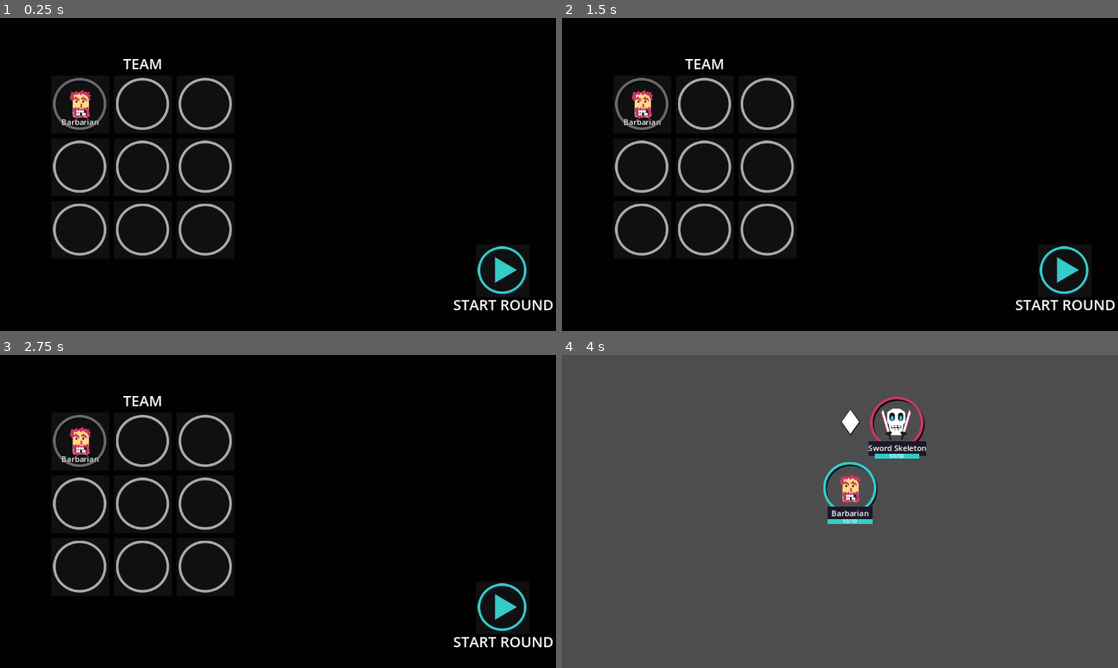
Above: before the commit, frames 1-4 (two rows, left to right).
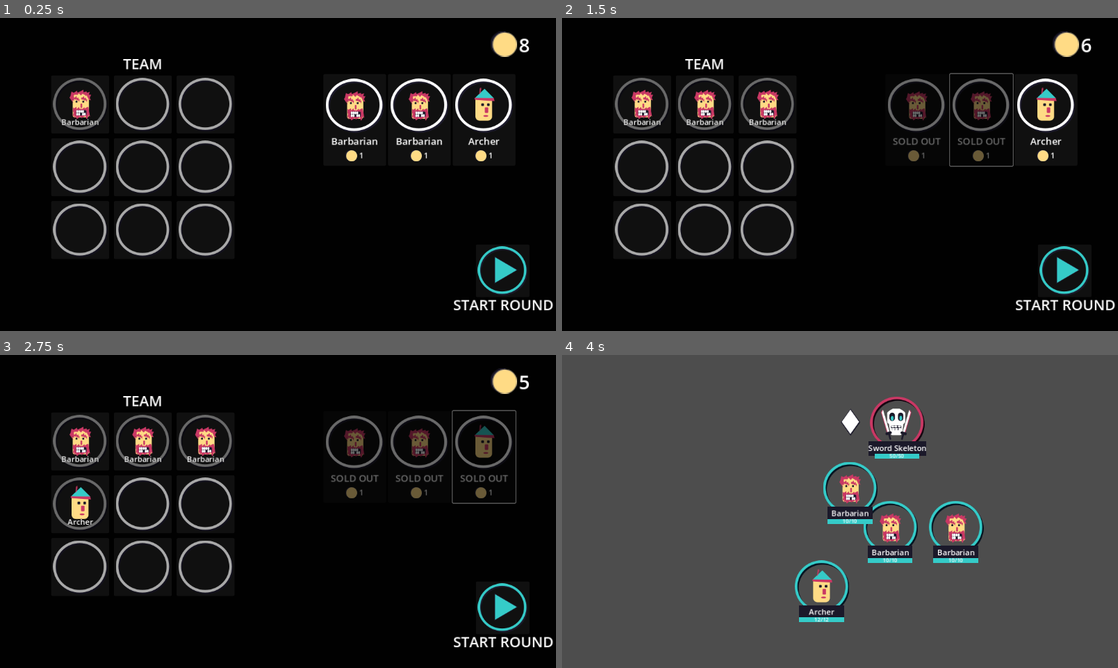
Above: after the commit, the same moments.

Repository: mathew-tran/mercmanager
Game: Godot game, scene res://Scenes/Main.tscn
Two runs of this game, one before a commit and one after it. Both use one fixed random seed, a clock stepped at 60 frames per second and the inputs below.
Inputs (mouse positions are in pixels of both pictures, inside the frame that each line leads up to):
- Up to frame 1 (0.25 s): no input
- Up to frame 2 (1.5 s): click (917, 121) at 0.52 s; click (979, 121) at 1.27 s
- Up to frame 3 (2.75 s): click (483, 458) at 2.02 s
- Up to frame 4 (4 s): click "START ROUND" at 2.75 s

The runs differ from the first frame. In frame 1, 3.1% of the frame differs, in the area x 58-96%, y 4-46%; in frame 2, 4.1%; in frame 3, 4.6%, in the area x 9-96%, y 4-56%; in frame 4, 2.9%.

Commit message:
player can now purchase pogs, and be able to purchase more after winning

Diff:
--- a/Art/MercManagerExample.svg
+++ b/Art/MercManagerExample.svg
@@ -24,15 +24,15 @@
      inkscape:pagecheckerboard="0"
      inkscape:deskcolor="#d1d1d1"
      inkscape:document-units="mm"
-     inkscape:zoom="1.0141844"
-     inkscape:cx="414.12587"
-     inkscape:cy="1158.0734"
+     inkscape:zoom="2.8685467"
+     inkscape:cx="375.80006"
+     inkscape:cy="629.76141"
      inkscape:window-width="1920"
      inkscape:window-height="1001"
      inkscape:window-x="-7"
      inkscape:window-y="-7"
      inkscape:window-maximized="1"
-     inkscape:current-layer="g59" /><defs
+     inkscape:current-layer="g98" /><defs
      id="defs1"><rect
        x="-65.887025"
        y="1010.9649"
@@ -1034,17 +1034,18 @@
          style="stroke-width:0.0575236"
          x="103.06067"
          y="120.52261">- Player will get coins upon winning</tspan></text><g
-       id="g98"><circle
-         style="fill:#1b192a;fill-opacity:1;stroke:#1b192a;stroke-width:0.0439268;stroke-linecap:round;stroke-dasharray:none;stroke-opacity:1"
-         id="path89"
-         cx="110.04839"
-         cy="130.9716"
-         r="3.0081847" /><circle
-         style="fill:#ffdb85;fill-opacity:1;stroke:#ffffff;stroke-width:0.0439268;stroke-linecap:round;stroke-dasharray:none;stroke-opacity:1"
-         id="circle89"
-         cx="110.64867"
-         cy="131.1967"
-         r="3.0081847" /><text
+       id="g98"><g
+         id="g61"><circle
+           style="fill:#1b192a;fill-opacity:1;stroke:#1b192a;stroke-width:0.0439268;stroke-linecap:round;stroke-dasharray:none;stroke-opacity:1"
+           id="path89"
+           cx="110.04839"
+           cy="130.9716"
+           r="3.0081847" /><circle
+           style="fill:#ffdb85;fill-opacity:1;stroke:#ffffff;stroke-width:0.0439268;stroke-linecap:round;stroke-dasharray:none;stroke-opacity:1"
+           id="circle89"
+           cx="110.64867"
+           cy="131.1967"
+           r="3.0081847" /></g><text
          xml:space="preserve"
          style="font-size:4.59157px;font-family:'Times New Roman';-inkscape-font-specification:'Times New Roman, ';fill:#ffffff;fill-opacity:1;stroke:#ffffff;stroke-width:0.144616;stroke-linecap:round;stroke-dasharray:none;stroke-opacity:1"
          x="114.73784"
@@ -1054,7 +1055,19 @@
            id="tspan90"
            style="fill:#ffffff;fill-opacity:1;stroke:#ffffff;stroke-width:0.144616;stroke-opacity:1"
            x="114.73784"
-           y="132.58366">65</tspan></text></g><rect
+           y="132.58366">65</tspan></text><g
+         id="g62"
+         transform="translate(-14.942236,39.845962)"><circle
+           style="fill:#1b192a;fill-opacity:1;stroke:#1b192a;stroke-width:0.0439268;stroke-linecap:round;stroke-dasharray:none;stroke-opacity:1"
+           id="circle61"
+           cx="110.04839"
+           cy="130.9716"
+           r="3.0081847" /><circle
+           style="fill:#ffdb85;fill-opacity:1;stroke:#ffffff;stroke-width:0.0439268;stroke-linecap:round;stroke-dasharray:none;stroke-opacity:1"
+           id="circle62"
+           cx="110.64867"
+           cy="131.1967"
+           r="3.0081847" /></g></g><rect
        style="fill:#35484b;fill-opacity:1;stroke:#35cbc8;stroke-width:0.047996;stroke-linecap:round;stroke-dasharray:none;stroke-opacity:1"
        id="rect90"
        width="79.701912"
--- a/Prefabs/UI/GameUI.tscn
+++ b/Prefabs/UI/GameUI.tscn
@@ -1,8 +1,12 @@
-[gd_scene load_steps=5 format=3 uid="uid://3l11qm3o02te"]
+[gd_scene load_steps=9 format=3 uid="uid://3l11qm3o02te"]
 
 [ext_resource type="PackedScene" uid="uid://8fedrthhcdfm" path="res://Prefabs/UI/TeamUI.tscn" id="1_0gone"]
 [ext_resource type="Script" path="res://Scripts/Game/UI/GameUI.gd" id="1_442ia"]
 [ext_resource type="Texture2D" uid="uid://wiqyhbyllo76" path="res://Art/UI/PlayButton.png" id="2_h8wha"]
+[ext_resource type="Script" path="res://Scripts/Game/Shop.gd" id="2_takq8"]
+[ext_resource type="PackedScene" uid="uid://qu1ysjysh7mu" path="res://Prefabs/UI/PurchasePogButton.tscn" id="4_t5kl4"]
+[ext_resource type="Texture2D" uid="uid://e2c4066hnaa5" path="res://Art/Coin.png" id="5_k530y"]
+[ext_resource type="Script" path="res://Scripts/Game/UI/PlayerCoinText.gd" id="5_qh772"]
 
 [sub_resource type="StyleBoxFlat" id="StyleBoxFlat_cnei0"]
 bg_color = Color(0.00453645, 0.00453645, 0.00453644, 1)
@@ -10,13 +14,14 @@
 [node name="GameUI" type="CanvasLayer"]
 script = ExtResource("1_442ia")
 
-[node name="Shop" type="Panel" parent="."]
+[node name="Shop" type="Panel" parent="." groups=["Shop"]]
 anchors_preset = 15
 anchor_right = 1.0
 anchor_bottom = 1.0
 grow_horizontal = 2
 grow_vertical = 2
 theme_override_styles/panel = SubResource("StyleBoxFlat_cnei0")
+script = ExtResource("2_takq8")
 
 [node name="Team" parent="Shop" groups=["PlayerTeam"] instance=ExtResource("1_0gone")]
 layout_mode = 0
@@ -24,6 +29,41 @@
 offset_top = 73.0
 offset_right = 486.0
 offset_bottom = 499.0
+
+[node name="Stock" type="HBoxContainer" parent="Shop"]
+layout_mode = 0
+offset_left = 670.0
+offset_top = 116.0
+offset_right = 1068.0
+offset_bottom = 306.0
+
+[node name="Button" parent="Shop/Stock" instance=ExtResource("4_t5kl4")]
+layout_mode = 2
+
+[node name="Button2" parent="Shop/Stock" instance=ExtResource("4_t5kl4")]
+layout_mode = 2
+
+[node name="Button3" parent="Shop/Stock" instance=ExtResource("4_t5kl4")]
+layout_mode = 2
+
+[node name="PlayerCoinText" type="HBoxContainer" parent="Shop"]
+layout_mode = 0
+offset_left = 1016.0
+offset_top = 28.0
+offset_right = 1070.0
+offset_bottom = 68.0
+script = ExtResource("5_qh772")
+
+[node name="TextureRect" type="TextureRect" parent="Shop/PlayerCoinText"]
+layout_mode = 2
+texture = ExtResource("5_k530y")
+expand_mode = 2
+stretch_mode = 4
+
+[node name="Label" type="Label" parent="Shop/PlayerCoinText"]
+layout_mode = 2
+theme_override_font_sizes/font_size = 40
+text = "6"
 
 [node name="Button" type="Button" parent="."]
 offset_left = 986.0
--- /dev/null
+++ b/Prefabs/UI/PurchasePogButton.tscn
@@ -0,0 +1,67 @@
+[gd_scene load_steps=5 format=3 uid="uid://qu1ysjysh7mu"]
+
+[ext_resource type="Texture2D" uid="uid://dl2nckq33ucy4" path="res://Art/UI/Frame.png" id="1_b5h5n"]
+[ext_resource type="Script" path="res://Scripts/Game/UI/PurchasePogButton.gd" id="1_v7ib4"]
+[ext_resource type="Texture2D" uid="uid://dhpd08noiq48g" path="res://Art/Characters/Archer.png" id="2_l4psa"]
+[ext_resource type="Texture2D" uid="uid://e2c4066hnaa5" path="res://Art/Coin.png" id="3_fkyy4"]
+
+[node name="Button" type="Button"]
+custom_minimum_size = Vector2(130, 190)
+script = ExtResource("1_v7ib4")
+
+[node name="VBoxContainer" type="VBoxContainer" parent="."]
+layout_mode = 1
+anchors_preset = 8
+anchor_left = 0.5
+anchor_top = 0.5
+anchor_right = 0.5
+anchor_bottom = 0.5
+offset_left = -60.0
+offset_top = -85.0
+offset_right = 60.0
+offset_bottom = 85.0
+grow_horizontal = 2
+grow_vertical = 2
+
+[node name="Frame" type="TextureRect" parent="VBoxContainer"]
+layout_mode = 2
+texture = ExtResource("1_b5h5n")
+
+[node name="Face" type="TextureRect" parent="VBoxContainer/Frame"]
+layout_mode = 1
+anchors_preset = 8
+anchor_left = 0.5
+anchor_top = 0.5
+anchor_right = 0.5
+anchor_bottom = 0.5
+offset_left = -56.0
+offset_top = -56.0
+offset_right = 56.0
+offset_bottom = 56.0
+grow_horizontal = 2
+grow_vertical = 2
+texture = ExtResource("2_l4psa")
+
+[node name="Label" type="Label" parent="VBoxContainer"]
+custom_minimum_size = Vector2(120, 0)
+layout_mode = 2
+theme_override_font_sizes/font_size = 20
+text = "test"
+horizontal_alignment = 1
+vertical_alignment = 1
+
+[node name="HBoxContainer" type="HBoxContainer" parent="VBoxContainer"]
+layout_mode = 2
+alignment = 1
+
+[node name="TextureRect" type="TextureRect" parent="VBoxContainer/HBoxContainer"]
+layout_mode = 2
+texture = ExtResource("3_fkyy4")
+
+[node name="Label" type="Label" parent="VBoxContainer/HBoxContainer"]
+layout_mode = 2
+text = "6"
+horizontal_alignment = 1
+vertical_alignment = 1
+
+[connection signal="button_up" from="." to="." method="_on_button_up"]
--- a/Prefabs/UI/TeamUI.tscn
+++ b/Prefabs/UI/TeamUI.tscn
@@ -3,7 +3,7 @@
 [ext_resource type="PackedScene" uid="uid://cttiymsodcvro" path="res://Prefabs/UI/TeamMemberSlot.tscn" id="1_ijruc"]
 [ext_resource type="Script" path="res://Scripts/Game/UI/TeamUI.gd" id="1_s632c"]
 [ext_resource type="Script" path="res://Scripts/Data/DataType/CharacterInfo.gd" id="2_3hmp4"]
-[ext_resource type="Resource" uid="uid://63bfigroloi1" path="res://Scripts/Data/Units/Barbarian.tres" id="3_x5s0a"]
+[ext_resource type="Resource" uid="uid://63bfigroloi1" path="res://Scripts/Data/PlayerPogs/Barbarian.tres" id="3_x5s0a"]
 
 [node name="Team" type="VBoxContainer"]
 offset_left = 130.0
--- a/Scripts/Autoload/Helper.gd
+++ b/Scripts/Autoload/Helper.gd
@@ -94,3 +94,10 @@
 
 func GetBattleSystem() -> BattleSystem:
 	return get_tree().get_nodes_in_group("BattleSystem")[0]
+
+func GetShop() -> Shop:
+	return get_tree().get_nodes_in_group("Shop")[0]
+
+func GetPlayerTeam() -> PlayerTeam:
+	var result = get_tree().get_nodes_in_group("PlayerTeam")
+	return result[0]
--- a/Scripts/Data/DataType/CharacterInfo.gd
+++ b/Scripts/Data/DataType/CharacterInfo.gd
@@ -7,5 +7,6 @@
 @export var StatValues : Stats
 
 @export var Moves : MoveList
+@export var Cost = 1
 
 var ActivationRange = 400
--- a/Scripts/Game/BattleSystem.gd
+++ b/Scripts/Game/BattleSystem.gd
@@ -19,6 +19,7 @@
 	await KillExistingCharacters()
 	await SpawnInTeam(Character.TEAM.PLAYER)
 	await SpawnInTeam(Character.TEAM.ENEMY)
+	CurrentState = GAME_STATE.PLAYING
 	PlayGame()
 
 func KillExistingCharacters():
@@ -45,6 +46,7 @@
 			Characters.add_child(instance)
 
 	await get_tree().process_frame
+	Helper.GetFollowCamera().FocusObject(PlayerSpawns.get_child(0).GetSpawnPosition())
 
 
 func PlayGame():
--- /dev/null
+++ b/Scripts/Game/Shop.gd
@@ -0,0 +1,41 @@
+extends Panel
+
+class_name Shop
+
+@onready var Stock = $Stock
+
+var Money = 8
+var StoreStock = 3
+
+signal UpdateMoney
+
+func _ready():
+	PopulateStock()
+
+func CanAfford(amount):
+	return Money >= amount
+
+func ReduceMoney(amount):
+	Money -= amount
+	UpdateMoney.emit()
+
+func AddMoney(amount):
+	Money += amount
+	UpdateMoney.emit()
+
+func PopulateStock():
+	for stock in Stock.get_children():
+		stock.queue_free()
+
+	var Items = []
+	var pogs = Helper.GetAllFilePaths("res://Scripts/Data/PlayerPogs/")
+
+	await get_tree().process_frame
+	for index in range(0, StoreStock):
+		pogs.shuffle()
+
+		var instance = load("res://Prefabs/UI/PurchasePogButton.tscn").instantiate()
+		instance.Setup(load(pogs[0]))
+		Stock.add_child(instance)
+
+	UpdateMoney.emit()
--- a/Scripts/Game/UI/GameUI.gd
+++ b/Scripts/Game/UI/GameUI.gd
@@ -8,6 +8,7 @@
 func OnTellGameState(state : BattleSystem.GAME_STATE):
 	if state == BattleSystem.GAME_STATE.PLAYER_WIN:
 		visible = true
+		$Shop.PopulateStock()
 	else:
 		print("Game Over!")
 		get_tree().reload_current_scene()
--- /dev/null
+++ b/Scripts/Game/UI/PlayerCoinText.gd
@@ -0,0 +1,7 @@
+extends HBoxContainer
+
+func _ready():
+	Helper.GetShop().UpdateMoney.connect(OnUpdateMoney)
+
+func OnUpdateMoney():
+	$Label.text = str(Helper.GetShop().Money)
--- /dev/null
+++ b/Scripts/Game/UI/PurchasePogButton.gd
@@ -0,0 +1,35 @@
+extends Button
+
+var Data : CharacterInfo
+
+func _ready():
+	Helper.GetShop().UpdateMoney.connect(OnUpdateMoney)
+	Helper.GetPlayerTeam().TeamUpdate.connect(OnUpdateTeam)
+
+func OnUpdateTeam():
+	UpdateAffordability()
+
+func OnUpdateMoney():
+	UpdateAffordability()
+
+func Setup(charInfo : CharacterInfo):
+	Data = charInfo
+	$VBoxContainer/Frame/Face.texture = Data.Face
+	$VBoxContainer/Label.text = Data.Name
+	$VBoxContainer/HBoxContainer/Label.text = str(Data.Cost)
+	UpdateAffordability()
+
+func UpdateAffordability():
+	var bEnabled = Helper.GetShop().CanAfford(Data.Cost) and Helper.GetPlayerTeam().IsFull() == false
+	disabled = !bEnabled
+	if Helper.GetShop().CanAfford(Data.Cost) == false:
+		$VBoxContainer/HBoxContainer/Label.modulate = Color.RED
+	else:
+		$VBoxContainer/HBoxContainer/Label.modulate = Color.WHITE
+
+func _on_button_up():
+	Helper.GetShop().ReduceMoney(Data.Cost)
+	Helper.GetPlayerTeam().AddPog(Data)
+	$VBoxContainer/Label.text = "SOLD OUT"
+	modulate = Color.DIM_GRAY
+	disabled = true
--- a/Scripts/Game/UI/TeamUI.gd
+++ b/Scripts/Game/UI/TeamUI.gd
@@ -1,9 +1,19 @@
 extends VBoxContainer
+
+class_name PlayerTeam
 
 @onready var TeamSlots = $GridContainer
 @export var Team : Array[CharacterInfo]
 
+var TeamSize = 9
+signal TeamUpdate
+
 func _ready():
+	UpdateTeam()
+	while len(Team) < TeamSize:
+		Team.append(null)
+
+func UpdateTeam():
 	for x in range(0, len(TeamSlots.get_children())):
 		if x < len(Team) and is_instance_valid(Team[x]):
 			TeamSlots.get_child(x).Setup(Team[x])
@@ -12,3 +22,17 @@
 
 func GetUnits():
 	return Team
+
+func IsFull():
+	for char in Team:
+		if is_instance_valid(char) == false:
+			return false
+	return true
+
+func AddPog(charInfo : CharacterInfo):
+	for index in range(0, len(Team)):
+		if is_instance_valid(Team[index]) == false:
+			Team[index] = charInfo
+			break
+	UpdateTeam()
+	TeamUpdate.emit()
Binary file added: Art/Coin.png
Not shown, added: Art/Coin.png.import
Renamed: Scripts/Data/Units/Archer.tres -> Scripts/Data/PlayerPogs/Archer.tres
Renamed: Scripts/Data/Units/Barbarian.tres -> Scripts/Data/PlayerPogs/Barbarian.tres
